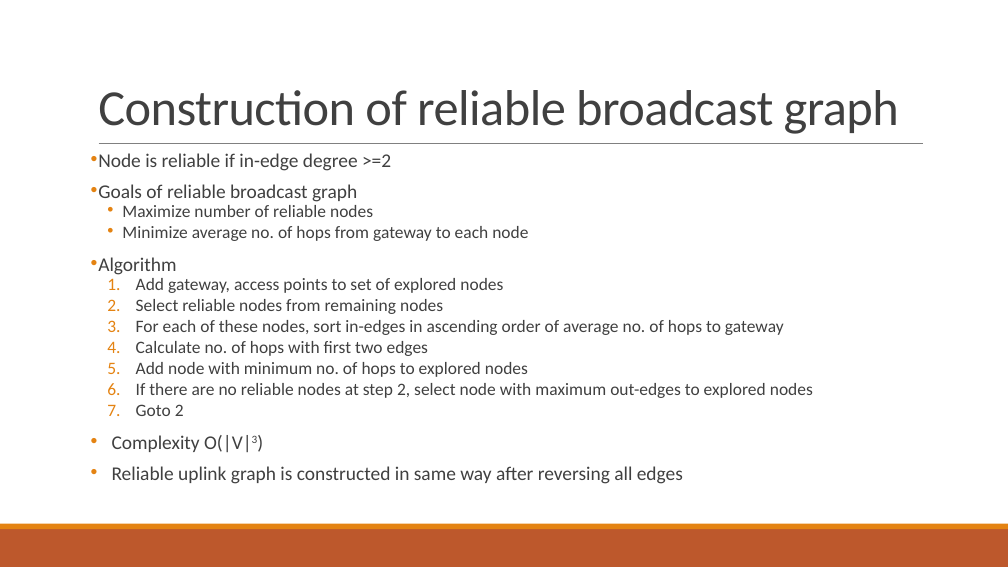
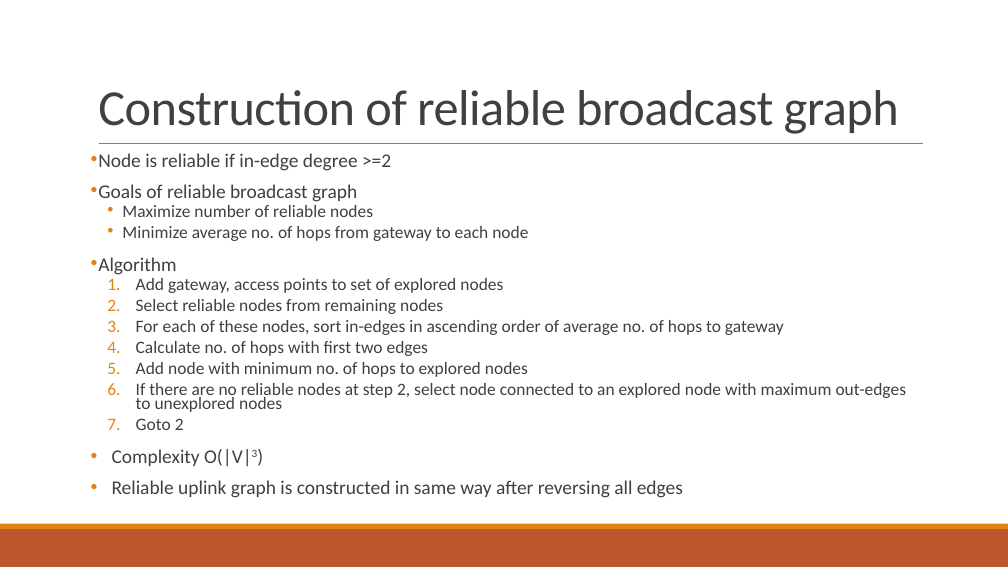
Before and after one commit to chaitu236/chaitu236.github.io, a slide deck: slide 7 of presentation-vadrevu.pptx. Drawn at 1008x567 pixels with LibreOffice and Linux fonts; fonts in the diff are those of the drawing. Boxes give left, top, right and bottom in pixels: in the first picture for what was removed or moved away, otherwise in the second. Text is boxed around its words. In the diff, an @@ line names an element or a change of style, - is before the commit and + after.

```diff
--- a/presentation-vadrevu.pptx
+++ b/presentation-vadrevu.pptx
@@ text at <box>136,383,907,412</box>: text changed @@
-  6. If there are no reliable nodes at step 2, select node with maximum out-edges to explored nodes
+  6. If there are no reliable nodes at step 2, select node connected to an explored node with maximum out-edges to unexplored nodes
```
Also in this commit, not shown: 5 other slides changed, 1 other file.
